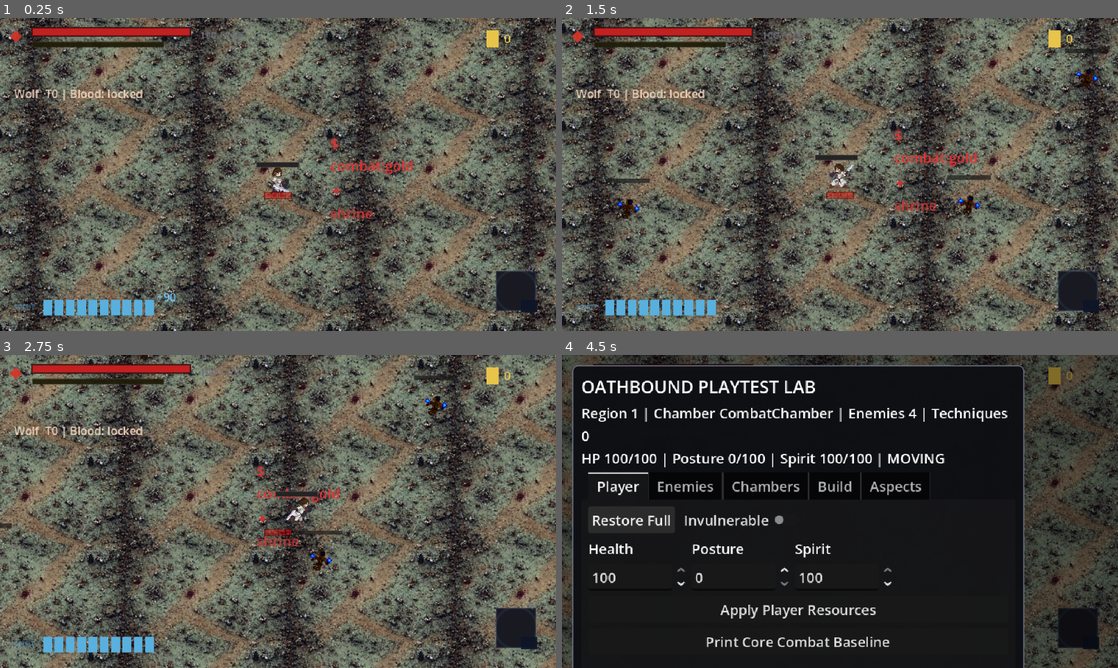
Above: before the commit, frames 1-4 (two rows, left to right).
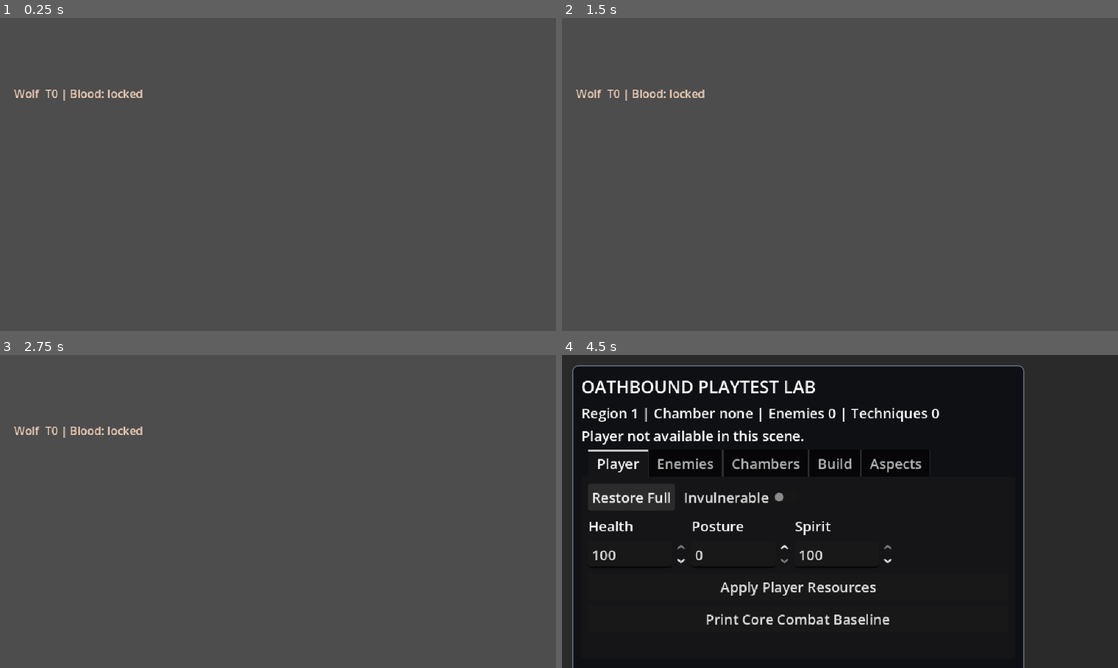
Above: after the commit, the same moments.

Repository: seancl8611/oathbound
Game: Godot game, scene res://Utility/RunScene.tscn
Two runs of this game, one before a commit and one after it. Both use one fixed random seed, a clock stepped at 60 frames per second and the inputs below. This scene is started directly instead of the project's main scene. Sound files missing from this copy of the repository are replaced by a short silence.
Inputs (mouse positions are in pixels of both pictures, inside the frame that each line leads up to):
- Up to frame 1 (0.25 s): no input
- Up to frame 2 (1.5 s): move the mouse to (962, 158) at 0.52 s; press the mouse at (962, 158) at 0.53 s; hold D (right) 0.53-1.28 s; move the mouse to (728, 190) at 1.27 s; release the mouse at (728, 190) at 1.28 s; hold S (down) from 1.28 s (still down); tap Space (dash) at 1.35 s
- Up to frame 3 (2.75 s): move the mouse to (333, 442) at 2.02 s; release S (down) at 2.03 s; hold D (right) from 2.03 s (still down); tap E (execute_finisher) at 2.1 s
- Up to frame 4 (4.5 s): move the mouse to (812, 574) at 2.77 s; release D (right) at 2.78 s; hold W (up) 2.78-3.53 s; right-click (812, 574) at 2.85 s; move the mouse to (1006, 558) at 3.52 s; hold A (left) 3.53-4.25 s; hold ` (playtest_lab_toggle) 3.53-4.25 s; click "Restore Full" at 4.25 s

The runs differ from the first frame. In frame 1, 68% of the frame differs, in the area x 0-100%, y 0-100%; in frame 2, 68%; in frame 3, 70%; in frame 4, 18%.

Commit message:
Use current Oathbound run-start integration

Diff:
--- a/game/oathbound/Utility/RunScene.tscn
+++ b/game/oathbound/Utility/RunScene.tscn
@@ -1,6 +1,6 @@
 [gd_scene load_steps=2 format=3 uid="uid://chlf4twujg6y3"]
 
-[ext_resource type="Script" path="res://Utility/RunScene.gd" id="1_v5377"]
+[ext_resource type="Script" path="res://Utility/OathboundRunScene.gd" id="1_v5377"]
 
 [node name="RunScene" type="Node2D"]
 script = ExtResource("1_v5377")
